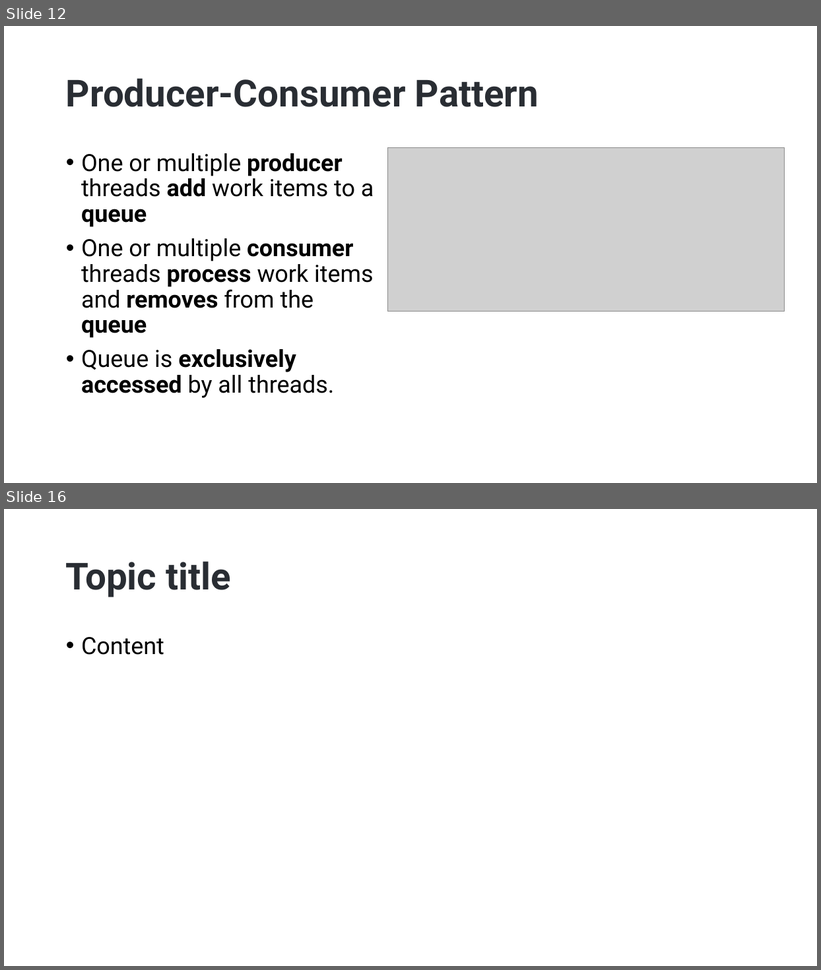
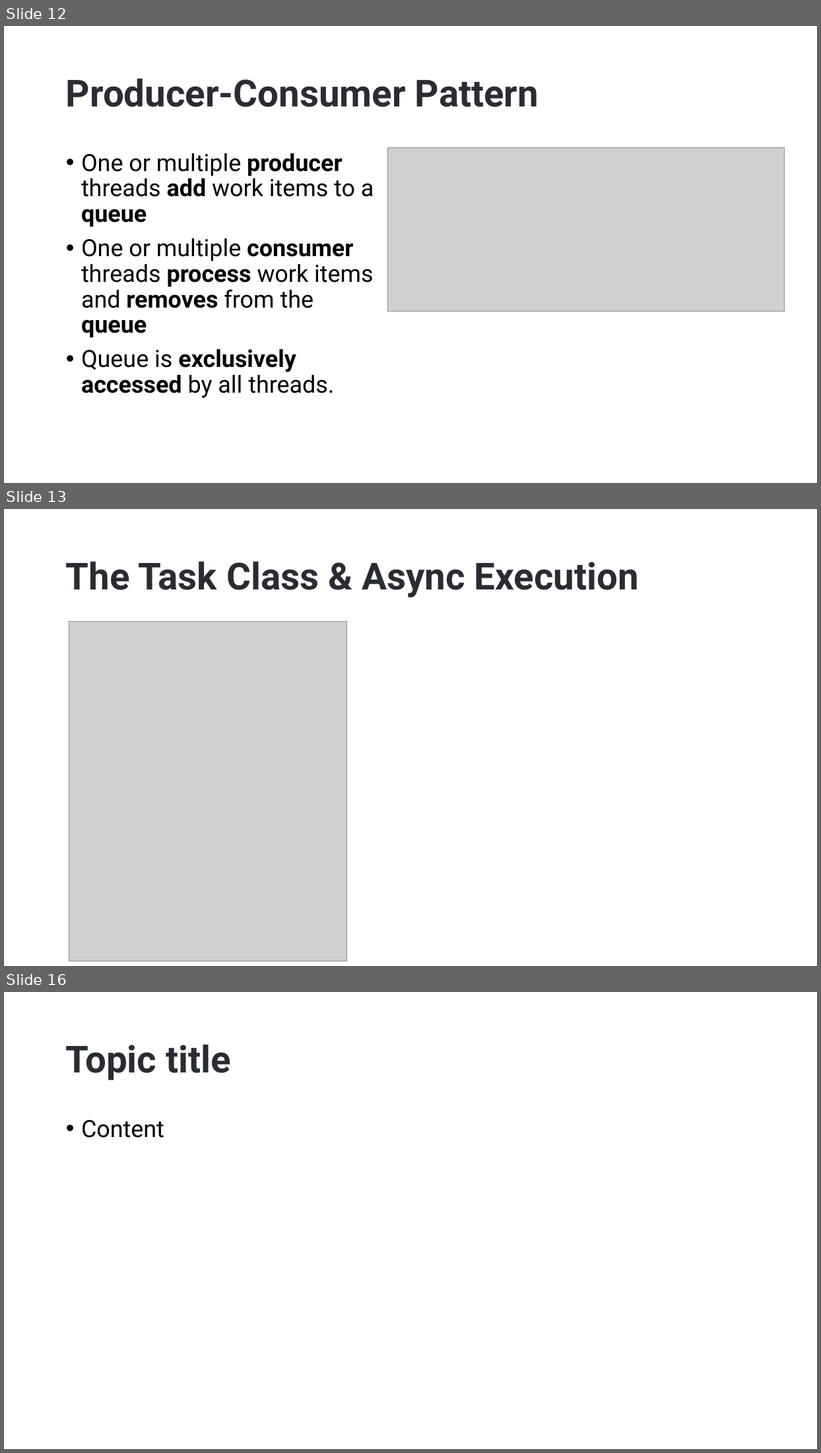
Before and after one commit to hikalkan/presentations, a slide deck: 2023-06-01 Dealing with Concurrency - Multi-Threading in Dotnet/Dotnet-Multi-Threading.pptx. Shown one above the other, each under a label of ours: slides 12 and 16 before the commit, slides 12, 13 and 16 after it; the slides between them are not shown. The pictures are 821x970 and 821x1453 pixels, drawn with LibreOffice and Linux fonts; fonts in the diff are those of the drawing; grey boxes stand for pictures; background and template pictures are left out. Boxes give left, top, right and bottom in pixels: in the first picture for what was removed or moved away, otherwise in the second. Text is boxed around its words. In the diff, an @@ line names an element or a change of style, - is before the commit and + after.

Commit message:
SemaphoreDemo & AsyncCodeDemo

```diff
--- a/2023-06-01 Dealing with Concurrency - Multi-Threading in Dotnet/Dotnet-Multi-Threading.pptx
+++ b/2023-06-01 Dealing with Concurrency - Multi-Threading in Dotnet/Dotnet-Multi-Threading.pptx
@@ slide 13 added at bbox=[4, 509, 817, 966], background picture (left out) @@
@@ title added at bbox=[66, 561, 639, 597], 44 pt, text #292D33, bold @@
+The Task Class & Async Execution
@@ picture added at bbox=[69, 622, 347, 962] @@
```
Also in this commit, not shown: 1 slide changed, 2 other slides added, 3 slides removed, 3 other files.
